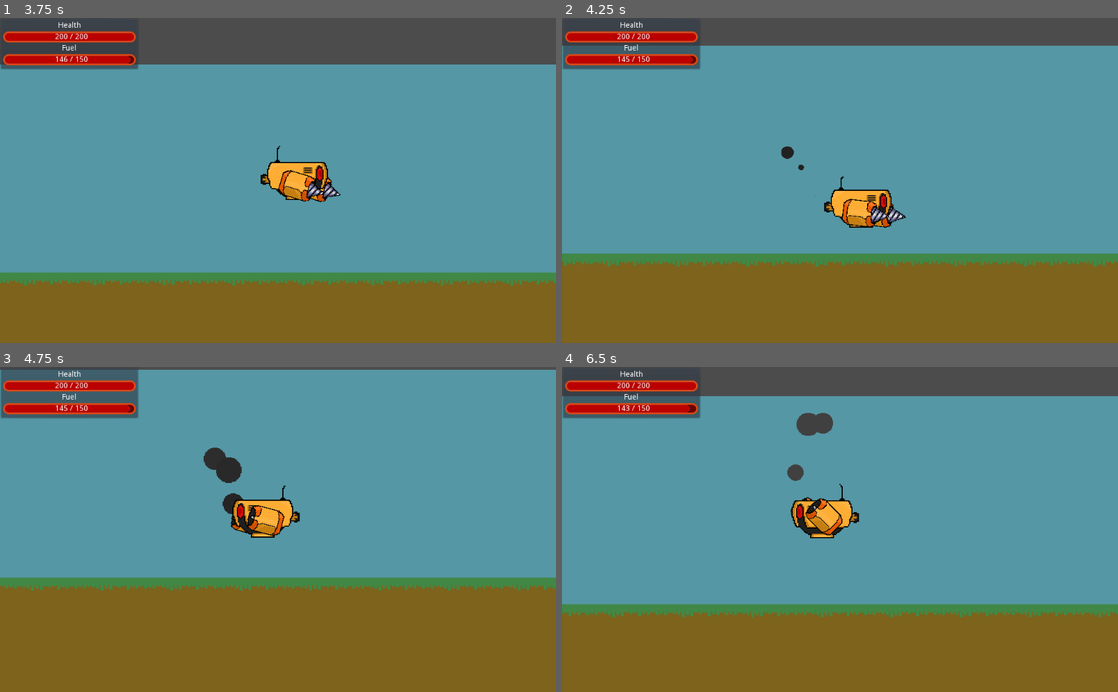
Above: before the commit, frames 1-4 (two rows, left to right).
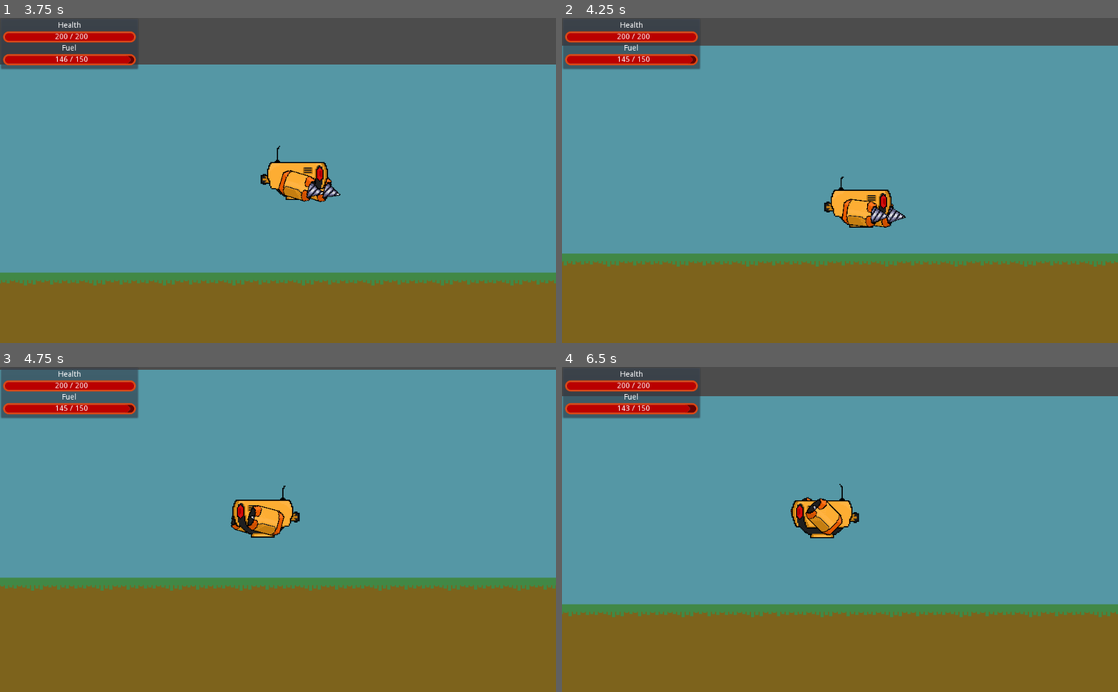
Above: after the commit, the same moments.

Repository: G3orge26/Deeper
Game: Godot game, scene res://Scenes/World/World.tscn
Same seed, same stepped clock (60 frames per second), same inputs: the game is played once before the commit and once after it.
Inputs (mouse positions are in pixels of both pictures, inside the frame that each line leads up to):
- Up to frame 1 (3.75 s): move the mouse to (400, 164) at 0.52 s; hold D (right) 0.53-2.03 s; tap F6 (F6) at 0.6, 2.85 s; tap W (up) at 0.77, 1.52, 3.02 s; move the mouse to (166, 196) at 1.27 s; click (166, 196) at 1.35 s; move the mouse to (333, 109) at 2.02 s; hold A (left) 2.03-2.78 s; tap Space (Space) at 2.1 s; move the mouse to (250, 245) at 2.77 s; hold D (right) from 2.78 s (still down); move the mouse to (444, 229) at 3.52 s; press the mouse at (444, 229) at 3.53 s
- Up to frame 2 (4.25 s): keep holding D (right); tap W (up) at 3.77 s
- Up to frame 3 (4.75 s): move the mouse to (111, 480) at 4.27 s; release D (right) at 4.28 s; release the mouse at (111, 480) at 4.28 s; hold A (left) from 4.28 s (still down); tap Space (Space) at 4.35 s; tap W (up) at 4.52 s
- Up to frame 4 (6.5 s): move the mouse to (867, 529) at 5.02 s; release A (left) at 5.03 s; hold D (right) 5.03-5.78 s; tap F6 (F6) at 5.1 s; move the mouse to (756, 448) at 5.77 s; hold A (left) from 5.78 s (still down); click (756, 448) at 5.85 s; tap W (up) at 6.02 s

Frame 1 is identical in both runs. In frame 2, less than 0.1% of the frame differs, in the area x 39-46%, y 39-56%; in frame 3, 0.6%, in the area x 36-44%, y 24-46%; in frame 4, 0.5%.

Commit message:
Added Tile Damage System
-Refactored World Scene:
	-Added new Node Tilemap Containing the actual Map for proper referencing after a load

-Changed Player and TileMap script:
	-Added signal emissions to Map Script
	-TileMap script is now self contained. Changes on Tilemap are only induced by it self and not by external factors.

Diff:
--- /dev/null
+++ b/Assets/Shaders/Map.gdshader
@@ -0,0 +1,22 @@
+shader_type canvas_item;
+render_mode blend_mix;
+
+uniform vec2 coords;
+
+vec4 blend_color(vec4 colorRGBA1, vec4 colorRGBA2){
+	float alpha = 255.0 - ((255.0 - colorRGBA1.a) * (255.0 - colorRGBA2.a) / 255.0);
+    float red   = (colorRGBA1.r * (255.0 - colorRGBA2.a) + colorRGBA2.r * colorRGBA2.a) / 255.0;
+    float green = (colorRGBA1.g * (255.0 - colorRGBA2.a) + colorRGBA2.g * colorRGBA2.a) / 255.0;
+    float blue  = (colorRGBA1.b * (255.0 - colorRGBA2.a) + colorRGBA2.b * colorRGBA2.a) / 255.0;
+    return vec4(red,green,blue,alpha);
+}
+void fragment(){
+    vec4 A = texture(TEXTURE, UV);
+	vec4 B = vec4(126.0, 100.0, 29.0, 0.5);
+
+
+	vec4 new = blend_color(A, B);
+	//new.a = A.a * B.a;
+	COLOR = new;
+
+}
--- a/Scenes/Player/Player.gd
+++ b/Scenes/Player/Player.gd
@@ -23,11 +23,14 @@
 var fuel_consumpsion = 1
 var time = 0
 
+var drill_power = 1
+var drill_speed = 0.2
+
 func _ready():
 	ani_fsm = $AnimationTree.get("parameters/playback")
 	$AnimationTree.active = true
 	ani_fsm.start("Idle")
-	gamemap = get_parent().get_node("Tilemap")
+	gamemap = get_parent().get_parent().get_node("TileMap").get_children()[0]
 	pass # Replace with function body.
 
 func update_fuel(delta):
@@ -109,11 +112,15 @@
 
 func _on_Area2D_body_entered(body):
 	if body.get_class() == "TileMap":
-		var cell = body.world_to_map($Arms2/Area2D/CollisionShape2D.global_position)
-		var cell_id = body.get_cellv(cell)
-		body.set_cellv(cell, 3)
+		var drill_coords = $Arms2/Area2D/CollisionShape2D.global_position
+		var power = drill_power * drill_speed
+		body.emit_signal("tile_drilled", drill_coords, power);
+		#body.set_cellv(cell, 3)
 
 	pass # Replace with function body.
+
+func _on_Retract_clear_Map():
+	gamemap = get_parent().get_parent().get_node("TileMap").get_children()[0]
 
 func _save():
 	var save_dict = {
@@ -125,7 +132,8 @@
 		"HP" : HP,
 		"MAX_FUEL" : MAX_FUEL,
 		"FUEL" : FUEL,
-		"consumpsion" : fuel_consumpsion
+		"consumpsion" : fuel_consumpsion,
+		"drill_power" : drill_power
 	}
 	return save_dict
 
@@ -137,5 +145,6 @@
 	MAX_FUEL = data.MAX_FUEL
 	FUEL = data.FUEL
 	fuel_consumpsion = data.consumpsion
+	drill_power = data.drill_power
 	#var UI = get_parent().get_node("UI")
 	#UI.player_obj = self
--- a/Scenes/Player/Player.tscn
+++ b/Scenes/Player/Player.tscn
@@ -321,6 +321,20 @@
 "transitions": PoolRealArray( 1 ),
 "update": 1,
 "values": [ false ]
+}
+tracks/6/type = "method"
+tracks/6/path = NodePath(".")
+tracks/6/interp = 1
+tracks/6/loop_wrap = true
+tracks/6/imported = false
+tracks/6/enabled = true
+tracks/6/keys = {
+"times": PoolRealArray( 0 ),
+"transitions": PoolRealArray( 1 ),
+"values": [ {
+"args": [  ],
+"method": "_on_Retract_clear_Map"
+} ]
 }
 
 [sub_resource type="AnimationNodeAnimation" id=22]
--- a/Scenes/World/Map.tscn
+++ b/Scenes/World/Map.tscn
@@ -1,7 +1,9 @@
-[gd_scene load_steps=7 format=2]
+[gd_scene load_steps=17 format=2]
 
 [ext_resource path="res://Scenes/World/TileMap.gd" type="Script" id=1]
 [ext_resource path="res://Assets/Tileset.png" type="Texture" id=2]
+[ext_resource path="res://Assets/Terrain_dmg.png" type="Texture" id=3]
+[ext_resource path="res://Assets/Shaders/Map.gdshader" type="Shader" id=4]
 
 [sub_resource type="ConvexPolygonShape2D" id=6]
 points = PoolVector2Array( 64, 64, 0, 64, 0, 0, 64, 0 )
@@ -91,8 +93,59 @@
 3/shapes = [  ]
 3/z_index = 0
 
+[sub_resource type="ShaderMaterial" id=19]
+shader = ExtResource( 4 )
+shader_param/coords = null
+
+[sub_resource type="AtlasTexture" id=11]
+atlas = ExtResource( 3 )
+region = Rect2( 0, 0, 64, 64 )
+
+[sub_resource type="AtlasTexture" id=12]
+atlas = ExtResource( 3 )
+region = Rect2( 64, 0, 64, 64 )
+
+[sub_resource type="AtlasTexture" id=13]
+atlas = ExtResource( 3 )
+region = Rect2( 128, 0, 64, 64 )
+
+[sub_resource type="AtlasTexture" id=14]
+atlas = ExtResource( 3 )
+region = Rect2( 192, 0, 64, 64 )
+
+[sub_resource type="AtlasTexture" id=15]
+atlas = ExtResource( 3 )
+region = Rect2( 256, 0, 64, 64 )
+
+[sub_resource type="AtlasTexture" id=16]
+atlas = ExtResource( 3 )
+region = Rect2( 320, 0, 64, 64 )
+
+[sub_resource type="SpriteFrames" id=17]
+animations = [ {
+"frames": [  ],
+"loop": true,
+"name": "default",
+"speed": 5.0
+}, {
+"frames": [ SubResource( 11 ), SubResource( 12 ), SubResource( 13 ), SubResource( 14 ), SubResource( 15 ), SubResource( 16 ) ],
+"loop": true,
+"name": "dmg",
+"speed": 5.0
+} ]
+
 [node name="TileMap" type="TileMap" groups=["Saveable"]]
 tile_set = SubResource( 5 )
 format = 1
-tile_data = PoolIntArray( -196608, 3, 0, -196607, 3, 0, -196 …(2058 unchanged characters)… 0, 65565, 1, 0, 65566, 1, 0, 65567, 1, 0 )
+tile_data = PoolIntArray( -196608, 3, 0, -196607, 3, 0, -196 …(2058 unchanged characters)… 0, 65565, 1, 0, 65566, 1, 0, 65567, 1, 0, 131072, 2, 0, 131073, 2, 0, 196608, 2, 0, 196609, 2, 0 )
 script = ExtResource( 1 )
+
+[node name="DMG" type="AnimatedSprite" parent="."]
+visible = false
+material = SubResource( 19 )
+frames = SubResource( 17 )
+animation = "dmg"
+offset = Vector2( 32, 32 )
+
+[connection signal="clear_drill" from="." to="." method="_on_TileMap_clear_drill"]
+[connection signal="tile_drilled" from="." to="." method="_on_TileMap_tile_drilled"]
--- a/Scenes/World/TileMap.gd
+++ b/Scenes/World/TileMap.gd
@@ -6,8 +6,41 @@
 const OFFSET_X = 0
 const MAP_WIDTH = 32
 const MAP_HEIGHT = 30
+const TILE_WIDTH = 64
+const TILE_HEIGHT = 64
+
+var last_tile_attacked
+var last_tile_health
+var last_tile_max_health
 
 var rng = RandomNumberGenerator.new()
+
+signal tile_drilled(pos, drill_power)
+signal clear_drill
+
+func _on_TileMap_tile_drilled(pos, drill_power):
+	var cell = world_to_map(pos)
+	if(get_cellv(cell) != TID.Sky):
+		$DMG.position = cell * cell_size
+
+	if(cell != last_tile_attacked):
+		last_tile_attacked = cell
+		last_tile_health = 0
+		last_tile_max_health = get_cellv(cell) + 1
+		$DMG.frame = 0
+		$DMG.visible = true
+	else:
+		var threshold = float(last_tile_max_health / 6.0)
+		last_tile_health += drill_power
+		$DMG.frame = int(last_tile_health / threshold)
+		if(last_tile_health > last_tile_max_health):
+			$DMG.visible = false
+			set_cellv(cell, 3)
+
+func clearDmg():
+	last_tile_attacked = Vector2(-10,-10)
+	$DMG.visible = false
+	pass
 
 func generate_map(rng_seed):
 	rng.randomize()
@@ -15,8 +48,6 @@
 	for x in range(OFFSET_X, MAP_HEIGHT):
 		for y in range(OFFSET_Y, MAP_WIDTH):
 			set_cell(x, y, rng.randi_range(1,2))
-
-
 
 # Called when the node enters the scene tree for the first time.
 func _ready():
@@ -28,7 +59,7 @@
 	var i = 0
 	var tiles = {}
 	for cell in cells:
-		var name = "Tile" + str(i)
+		var name = "T" + str(i)
 		tiles[name] = {
 			"x" : cell.x,
 			"y" : cell.y,
--- a/Scenes/World/World.tscn
+++ b/Scenes/World/World.tscn
@@ -8,11 +8,13 @@
 [node name="World" type="Node2D"]
 script = ExtResource( 4 )
 
-[node name="Map" parent="." instance=ExtResource( 1 )]
-
 [node name="UI" parent="." instance=ExtResource( 3 )]
 
 [node name="Player" type="Node" parent="."]
 
 [node name="PlayerChar" parent="Player" instance=ExtResource( 2 )]
 position = Vector2( 828, -29 )
+
+[node name="TileMap" type="Node" parent="."]
+
+[node name="Map" parent="TileMap" instance=ExtResource( 1 )]
Binary file added: Assets/Terrain_dmg.png
Not shown, added: Assets/Terrain_dmg.png.import
